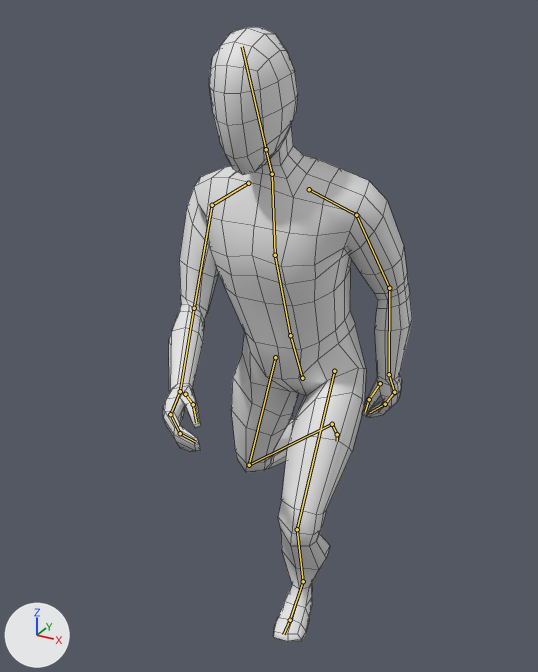
A saved change to the Blender file Media/player.blend.
Before and after are seen from a 50 mm camera at (0.824, -1.62, 1.608) aimed at (-0.054, -0.022, 0.81). Every picture has the same lights, and +X, +Y and +Z are marked at lower left. Both versions are drawn at frame 3 of the action 'Run'; the numbers are the values there. The bones that bend it are drawn over the model as lines. Mesh edges are drawn as thin lines.

The first picture shows 'Body'.
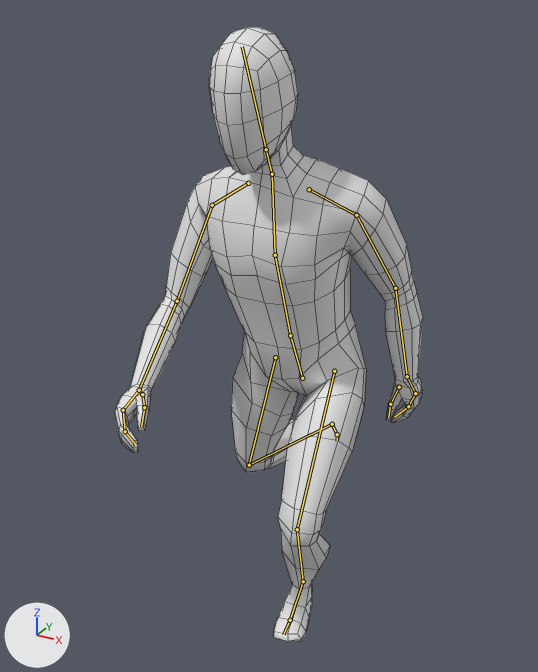
Changed parts and their boxes (x1, y1, x2, y2) in the pictures (538 x 672 px):
'Body', posed (24% wider): before (163, 27, 412, 642); after (115, 27, 423, 642)
bone 'Upper.Arm.L', root to tip: before (356, 215) to (389, 288); after (356, 215) to (395, 288)
bone 'Lower.Arm.L', root to tip: before (389, 288) to (389, 374); after (395, 288) to (407, 376)
bone 'Hand.L', root to tip: before (389, 374) to (394, 392); after (407, 376) to (415, 393)
bone 'Upper.Arm.R', root to tip: before (212, 205) to (194, 308); after (212, 205) to (177, 301)
bone 'Lower.Arm.R', root to tip: before (194, 308) to (180, 391); after (177, 301) to (139, 390)
bone 'Hand.R', root to tip: before (180, 391) to (170, 414); after (139, 390) to (123, 410)

What the commit changed:
Bone 'Upper.Arm.L' (bone_upper_arm_l) turns from (2, -2, -15) to (2, -4, -12) degrees about its own x, y and z.
Bone 'Lower.Arm.L' (bone_lower_arm_l) turns from (6, 4, -3) to (6, 3, 0) degrees about its own x, y and z.
Bone 'Hand.L' (bone_hand_l) turns from (-10, 3, -1) to (-13, 4, -1) degrees about its own x, y and z.
Bone 'Upper.Arm.R' (bone_upper_arm_r) turns from (22, 5, 20) to (22, 6, 8) degrees about its own x, y and z.
Bone 'Lower.Arm.R' (bone_lower_arm_r) turns from (31, -26, 14) to (27, -17, 9) degrees about its own x, y and z.
Bone 'Hand.R' (bone_hand_r) turns from (-2, -1, 0) to (7, -3, -2) degrees about its own x, y and z.
